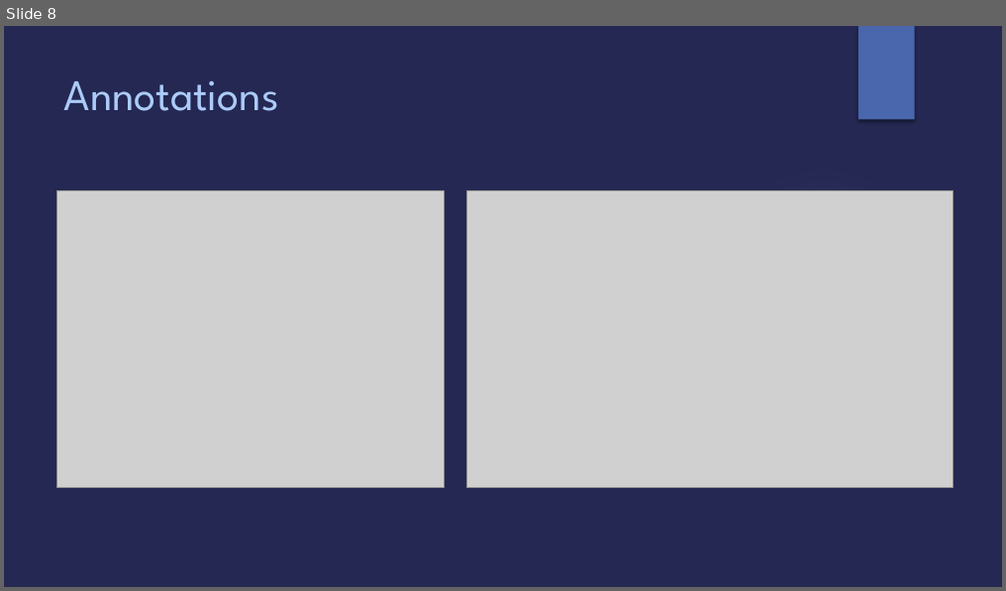
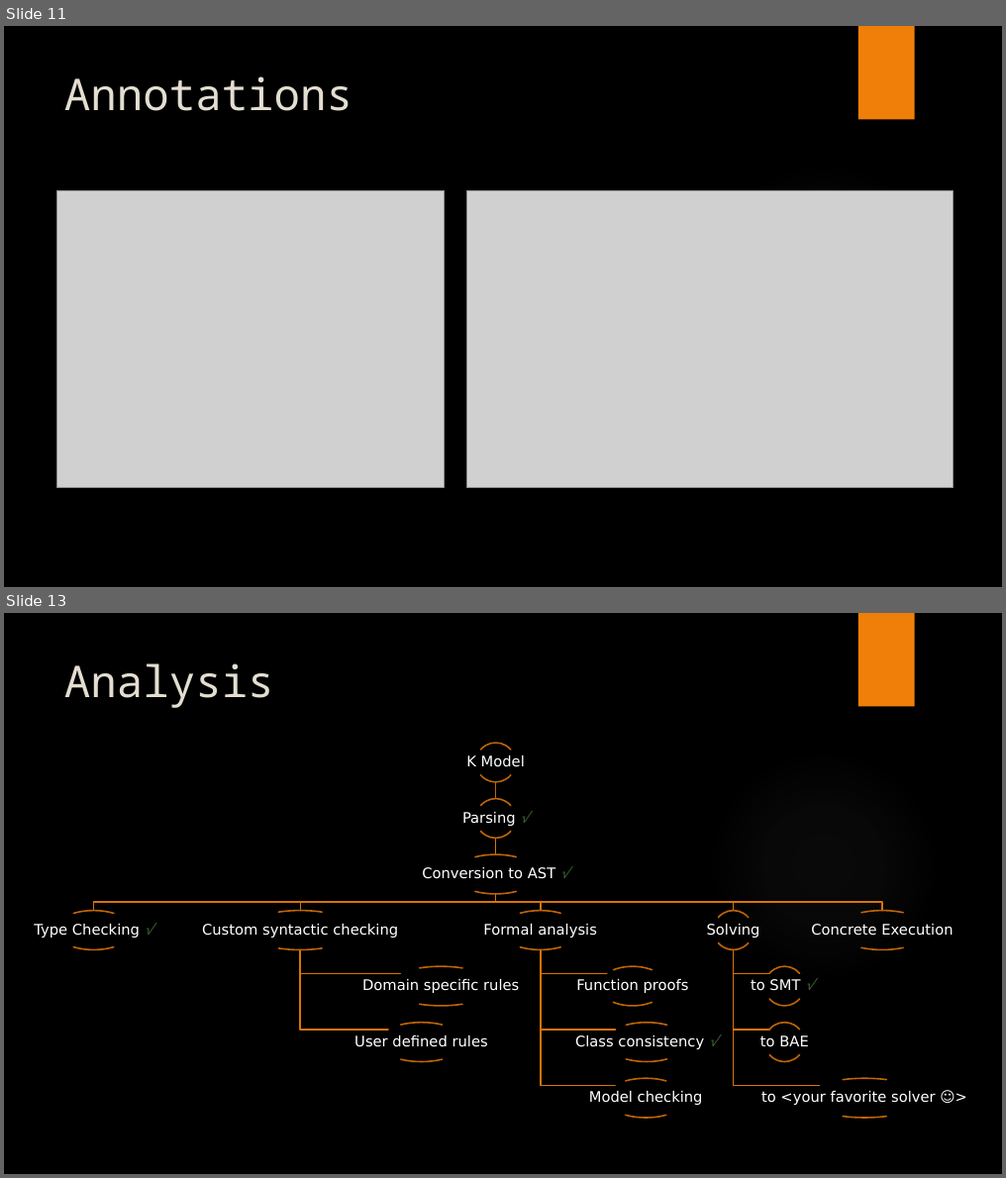
Before and after one commit to Open-MBEE/klang, a slide deck: presentations/K.pptx. Shown one above the other, each under a label of ours: slide 8 before the commit, slides 11 and 13 after it; the slides between them are not shown. The pictures are 1006x591 and 1006x1178 pixels, drawn with LibreOffice and Linux fonts; fonts in the diff are those of the drawing; grey boxes stand for pictures; background and template pictures are left out. Boxes give left, top, right and bottom in pixels: in the first picture for what was removed or moved away, otherwise in the second. Text is boxed around its words. In the diff, an @@ line names an element or a change of style, - is before the commit and + after.

```diff
--- a/presentations/K.pptx
+++ b/presentations/K.pptx
@@ slide 13 added at (x1=4, y1=613, x2=1002, y2=1174), background picture (left out); not listed: 2 template elements that a slide beside it also shows @@
@@ title added at (x1=64, y1=663, x2=274, y2=708), 42 pt, text #E3DED1 @@
+Analysis
@@ group added at (x1=34, y1=743, x2=952, y2=1118): 32 arc (boxed as its full ellipse)s, 16 texts, 15 freeform shapes @@
+K Model
+Parsing √
+Conversion to AST √
+Type Checking √
+Custom syntactic checking
+Domain specific rules
+User defined rules
+Formal analysis
+Function proofs
+Class consistency √
+Model checking
+Solving
+to SMT √
+to BAE
+to <your favorite solver ☺>
+Concrete Execution
@@ what was slide 8 is now slide 11 @@
@@ slide 11 changed as well @@
@@ background #242852 to picture (left out) @@
@@ rectangle at (x1=858, y1=26, x2=915, y2=120): fill #4A66AC to #F07F09 @@
@@ title "Annotations" at (x1=64, y1=76, x2=352, y2=111): font League Spartan to Noto Sans Mono, text colour #ACCBF9 to #E3DED1 @@
@@ ellipse at (x1=709, y1=163, x2=939, y2=393): fill gradient #9297CF to gradient #848484 @@
```
Also in this commit, not shown: 8 other slides changed, 16 other slides added, 1 slide removed.
